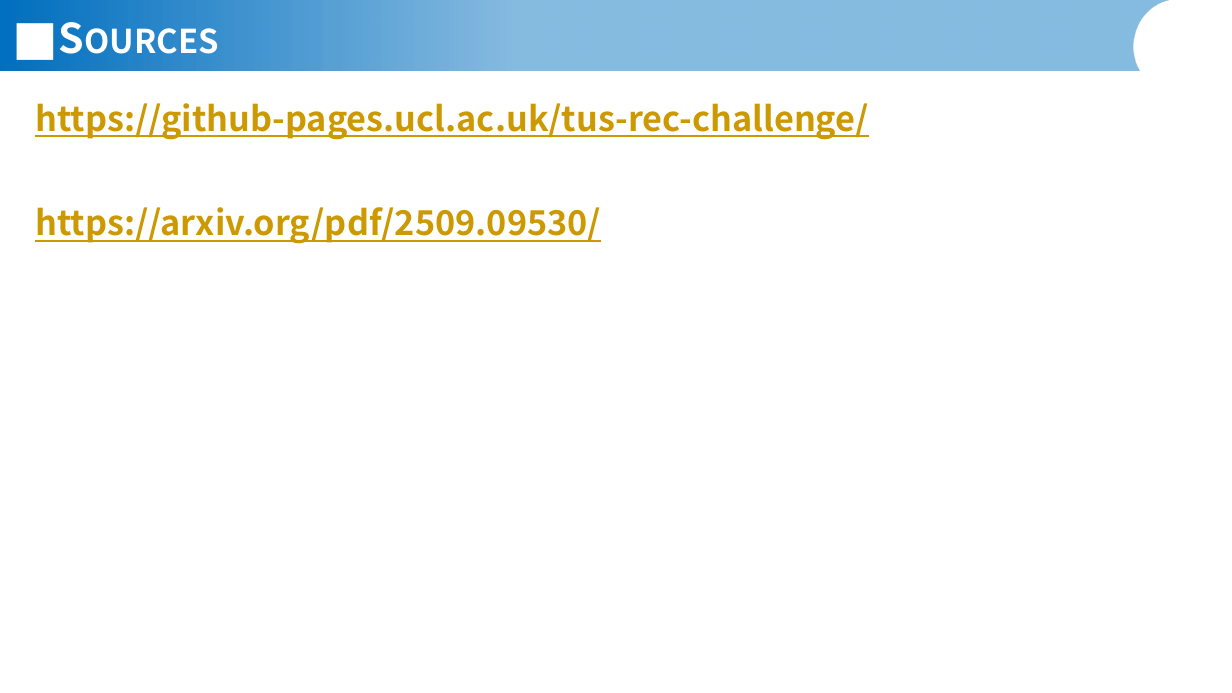
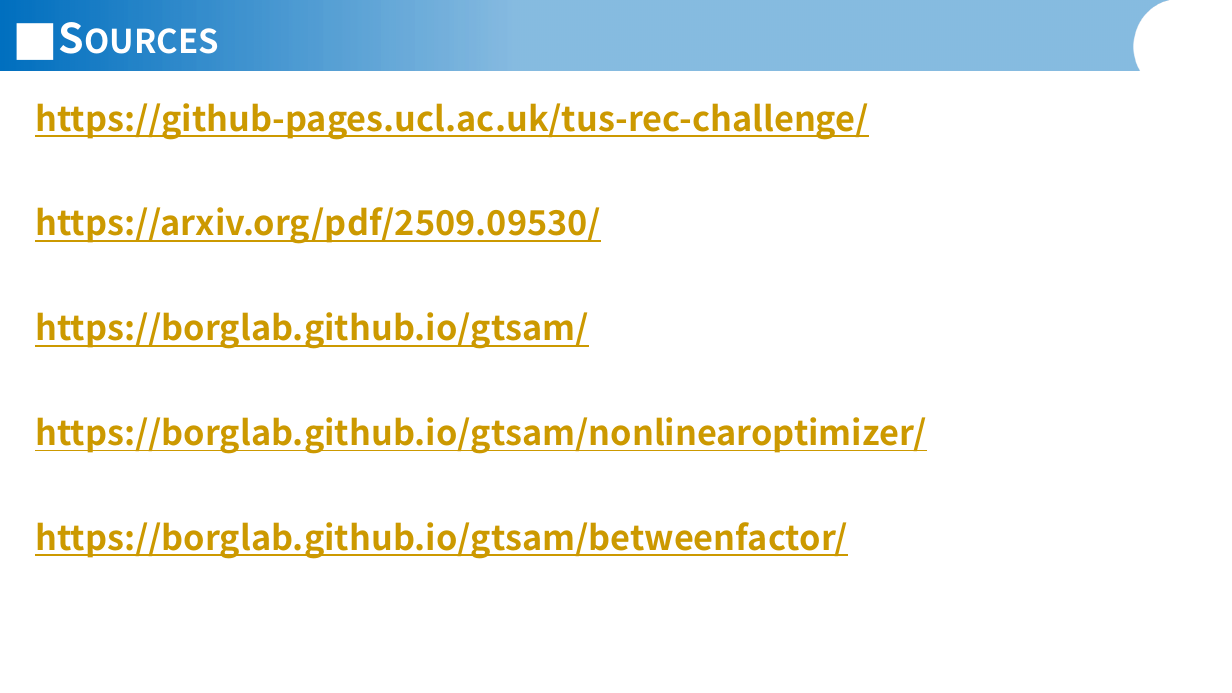
Before and after one commit to JannisIwate/DualTrack, a slide deck: slide 10 of documents/presentations/Jannis_Meyer_Presentation_01_06_2026.pptx. Drawn at 1232x693 pixels with LibreOffice and Linux fonts; fonts in the diff are those of the drawing; background and template pictures are left out. Boxes give left, top, right and bottom in pixels: in the first picture for what was removed or moved away, otherwise in the second. Text is boxed around its words. In the diff, an @@ line names an element or a change of style, - is before the commit and + after.

```diff
--- a/documents/presentations/Jannis_Meyer_Presentation_01_06_2026.pptx
+++ b/documents/presentations/Jannis_Meyer_Presentation_01_06_2026.pptx
@@ text at box(35, 312, 926, 559): paragraphs added @@
+https://borglab.github.io/gtsam/
+https://borglab.github.io/gtsam/nonlinearoptimizer/
+https://borglab.github.io/gtsam/betweenfactor/
```
Also in this commit, not shown: 7 other slides changed, 1 slide added, 1 slide removed, 12 other files.
